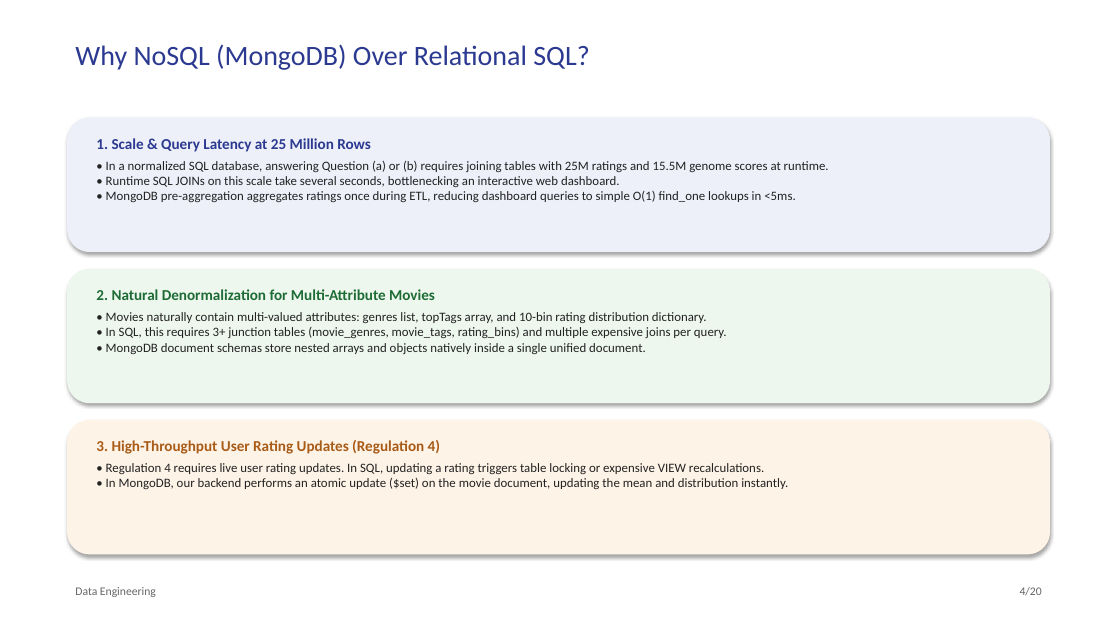
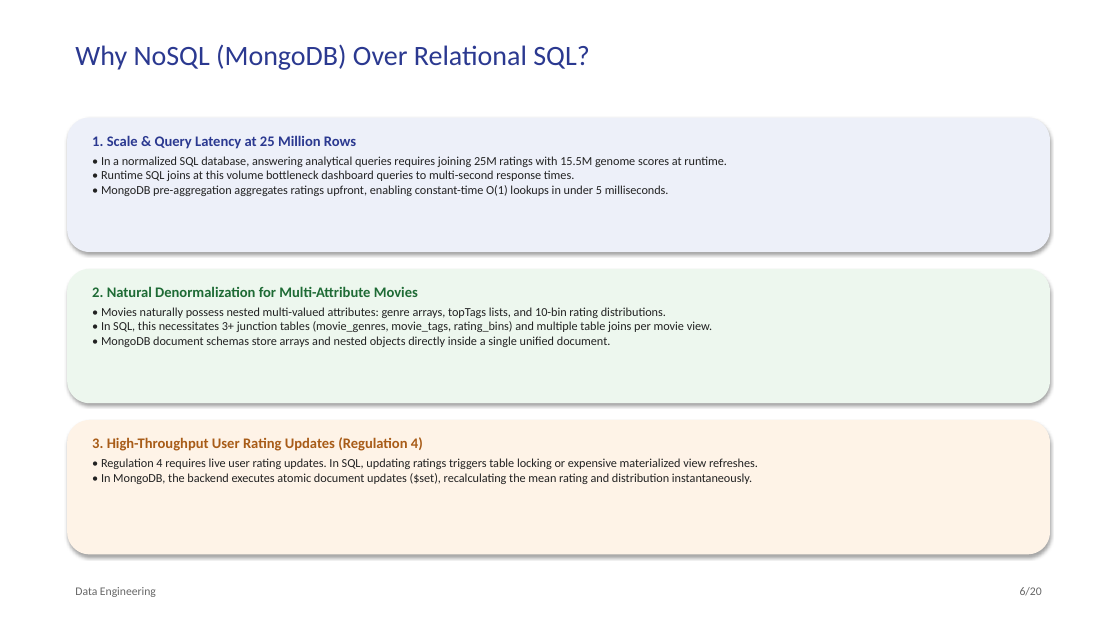
Before and after one commit to prithamnandavaram/movielens-data-engineering, a slide deck: slide 6 of presentation/MovieLens_Analytics_Presentation.pptx (slide 4 before the commit). Drawn at 1120x630 pixels with LibreOffice and Linux fonts; fonts in the diff are those of the drawing. Boxes give left, top, right and bottom in pixels: in the first picture for what was removed or moved away, otherwise in the second. Text is boxed around its words. In the diff, an @@ line names an element or a change of style, - is before the commit and + after.

Commit message:
docs(presentation): update deck structure, tech stack one-liners, tree architecture, and question sequence

```diff
--- a/presentation/MovieLens_Analytics_Presentation.pptx
+++ b/presentation/MovieLens_Analytics_Presentation.pptx
@@ text at [92,135,356,149]: size 13 to 12.5 pt in "1. Scale & Query Latency at 25 ..."; less space between paragraphs @@
@@ text at [101,156,727,196]: text changed; size 11 to 10.5 pt @@
-• In a normalized SQL database, answering Question (a) or (b) requires joining tables with 25M ratings and 15.5M genome scores at runtime.
-• Runtime SQL JOINs on this scale take several seconds, bottlenecking an interactive web dashboard.
-• MongoDB pre-aggregation aggregates ratings once during ETL, reducing dashboard queries to simple O(1) find_one lookups in <5ms.
+• In a normalized SQL database, answering analytical queries requires joining 25M ratings with 15.5M genome scores at runtime.
+• Runtime SQL joins at this volume bottleneck dashboard queries to multi-second response times.
+• MongoDB pre-aggregation aggregates ratings upfront, enabling constant-time O(1) lookups in under 5 milliseconds.
@@ text at [92,286,418,297]: size 13 to 12.5 pt in "2. Natural Denormalization for Multi-Attribute Movies"; less space between paragraphs @@
@@ text at [101,307,712,347]: text changed; size 11 to 10.5 pt @@
-• Movies naturally contain multi-valued attributes: genres list, topTags array, and 10-bin rating distribution dictionary.
-• In SQL, this requires 3+ junction tables (movie_genres, movie_tags, rating_bins) and multiple expensive joins per query.
-• MongoDB document schemas store nested arrays and objects natively inside a single unified document.
+• Movies naturally possess nested multi-valued attributes: genre arrays, topTags lists, and 10-bin rating distributions.
+• In SQL, this necessitates 3+ junction tables (movie_genres, movie_tags, rating_bins) and multiple table joins per movie view.
+• MongoDB document schemas store arrays and nested objects directly inside a single unified document.
@@ text at [92,437,423,451]: size 13 to 12.5 pt in "3. High-Throughput User Rating Updates (Regulation 4)"; less space between paragraphs @@
@@ text at [101,458,758,484]: text changed; size 11 to 10.5 pt @@
-• Regulation 4 requires live user rating updates. In SQL, updating a rating triggers table locking or expensive VIEW recalculations.
-• In MongoDB, our backend performs an atomic update ($set) on the movie document, updating the mean and distribution instantly.
+• Regulation 4 requires live user rating updates. In SQL, updating ratings triggers table locking or expensive materialized view refreshes.
+• In MongoDB, the backend executes atomic document updates ($set), recalculating the mean rating and distribution instantaneously.
@@ text at [1020,587,1042,596]: text changed @@
-4/20
+6/20
```
Also in this commit, not shown: 12 other slides changed, 6 slides added, 6 slides removed, 1 other file.
